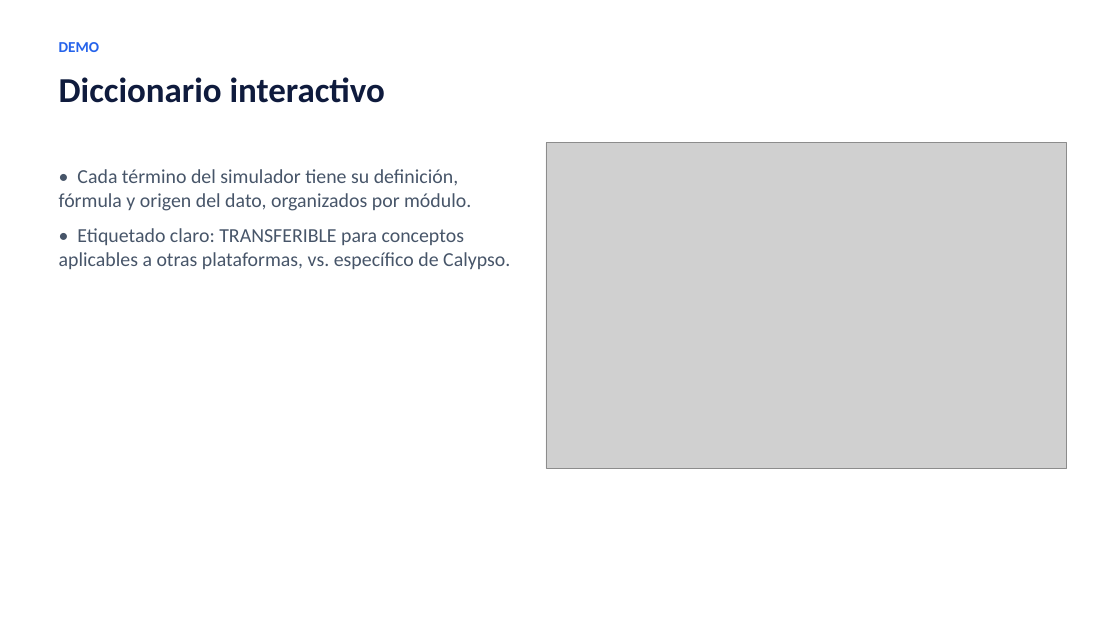
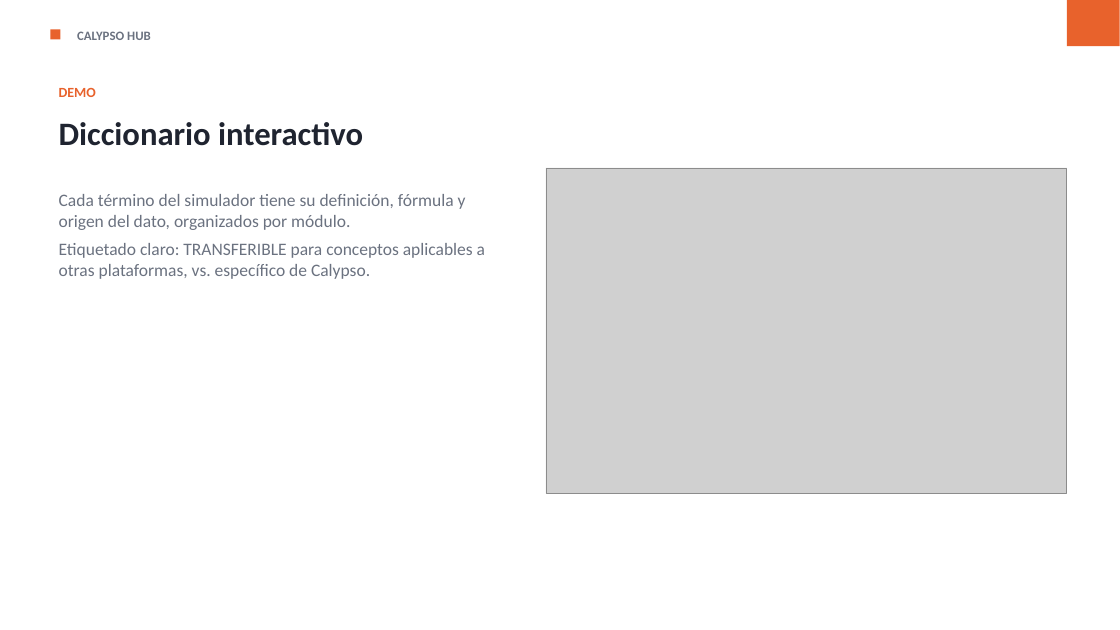
Before and after one commit to gabrielalonso-pr/calypso-knowledge-hub, a slide deck: slide 6 of presentation/calypso-knowledge-hub.pptx. Drawn at 1120x630 pixels with LibreOffice and Linux fonts; fonts in the diff are those of the drawing; grey boxes stand for pictures. Boxes give left, top, right and bottom in pixels: in the first picture for what was removed or moved away, otherwise in the second. Text is boxed around its words. In the diff, an @@ line names an element or a change of style, - is before the commit and + after.

```diff
--- a/presentation/calypso-knowledge-hub.pptx
+++ b/presentation/calypso-knowledge-hub.pptx
@@ rectangle added at [50, 29, 60, 39], fill #E8622C @@
@@ rectangle added at [1067, 0, 1120, 46], fill #E8622C @@
@@ text added at [77, 31, 151, 40], 11 pt, text #6B7280, bold @@
+CALYPSO HUB
@@ text "DEMO": place and size @@
-text "DEMO" at [59, 42, 99, 52]
+text "DEMO" at [59, 88, 96, 97]
@@ text "DEMO" at [59, 88, 96, 97]: size 13 to 12 pt, text colour #2563EB to #E8622C @@
@@ text "Diccionario interactivo": place and size @@
-text "Diccionario interactivo" at [59, 77, 385, 103]
+text "Diccionario interactivo" at [59, 122, 363, 146]
@@ text "Diccionario interactivo" at [59, 122, 363, 146]: size 30 to 28 pt, text colour #0F1B3D to #1F2430 @@
@@ picture: place and size @@
-picture at [546, 143, 1067, 469]
+picture at [546, 168, 1067, 494]
@@ text at [59, 194, 485, 279]: text changed; size 17 to 15 pt; text colour #475569 to #6B7280 @@
-• Cada término del simulador tiene su definición, fórmula y origen del dato, organizados por módulo.
-• Etiquetado claro: TRANSFERIBLE para conceptos aplicables a otras plataformas, vs. específico de Calypso.
+Cada término del simulador tiene su definición, fórmula y origen del dato, organizados por módulo.
+Etiquetado claro: TRANSFERIBLE para conceptos aplicables a otras plataformas, vs. específico de Calypso.
```
Also in this commit, not shown: 11 other slides changed, 1 other file.
